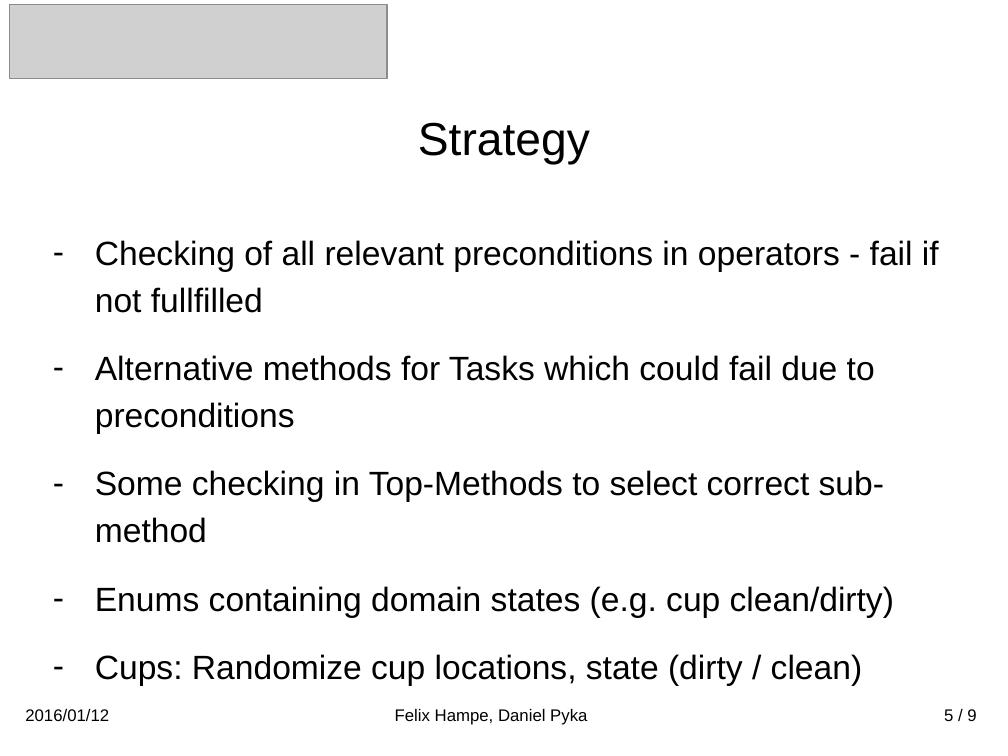
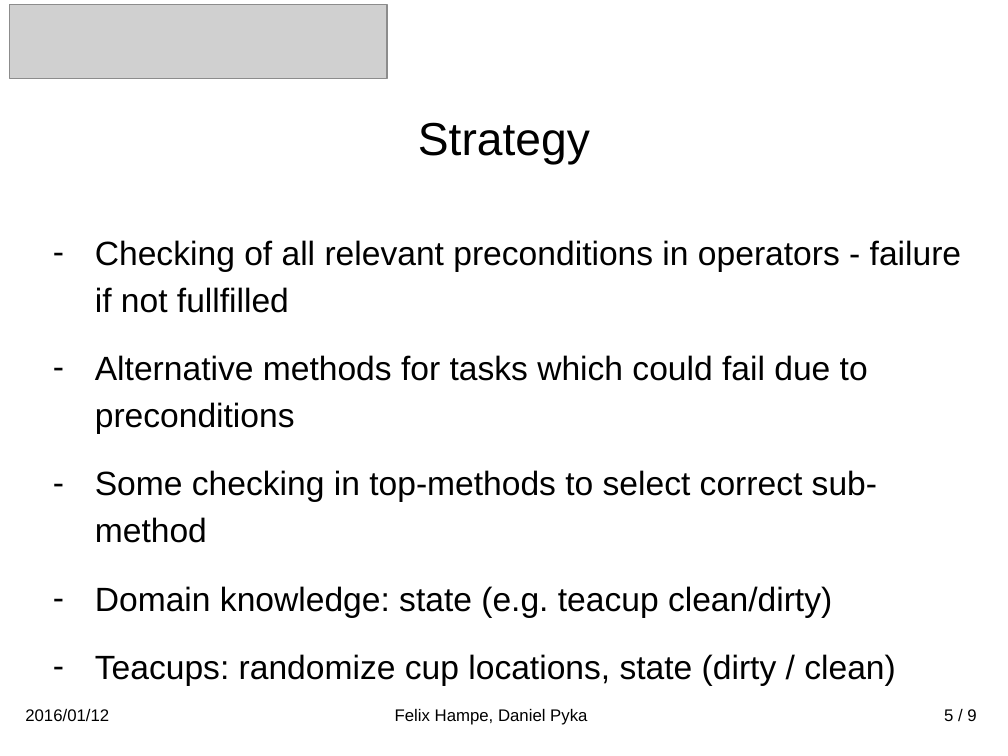
Before and after one commit to pkoduganty/TeaAtHomeHTN, a slide deck: slide 6 of presentation/TeaAtHome.pptx. Drawn at 1008x756 pixels with LibreOffice and Linux fonts; fonts in the diff are those of the drawing; grey boxes stand for pictures. Boxes give left, top, right and bottom in pixels: in the first picture for what was removed or moved away, otherwise in the second. Text is boxed around its words. In the diff, an @@ line names an element or a change of style, - is before the commit and + after.

Commit message:
Small changes in presentation

```diff
--- a/presentation/TeaAtHome.pptx
+++ b/presentation/TeaAtHome.pptx
@@ text at box(95, 240, 961, 686): text changed @@
-– Checking of all relevant preconditions in operators - fail if not fullfilled
-– Alternative methods for Tasks which could fail due to preconditions
-– Some checking in Top-Methods to select correct sub-method
-– Enums containing domain states (e.g. cup clean/dirty)
-– Cups: Randomize cup locations, state (dirty / clean)
+– Checking of all relevant preconditions in operators - failure if not fullfilled
+– Alternative methods for tasks which could fail due to preconditions
+– Some checking in top-methods to select correct sub-method
+– Domain knowledge: state (e.g. teacup clean/dirty)
+– Teacups: randomize cup locations, state (dirty / clean)
```
Also in this commit, not shown: 2 other slides changed, 2 other files.
